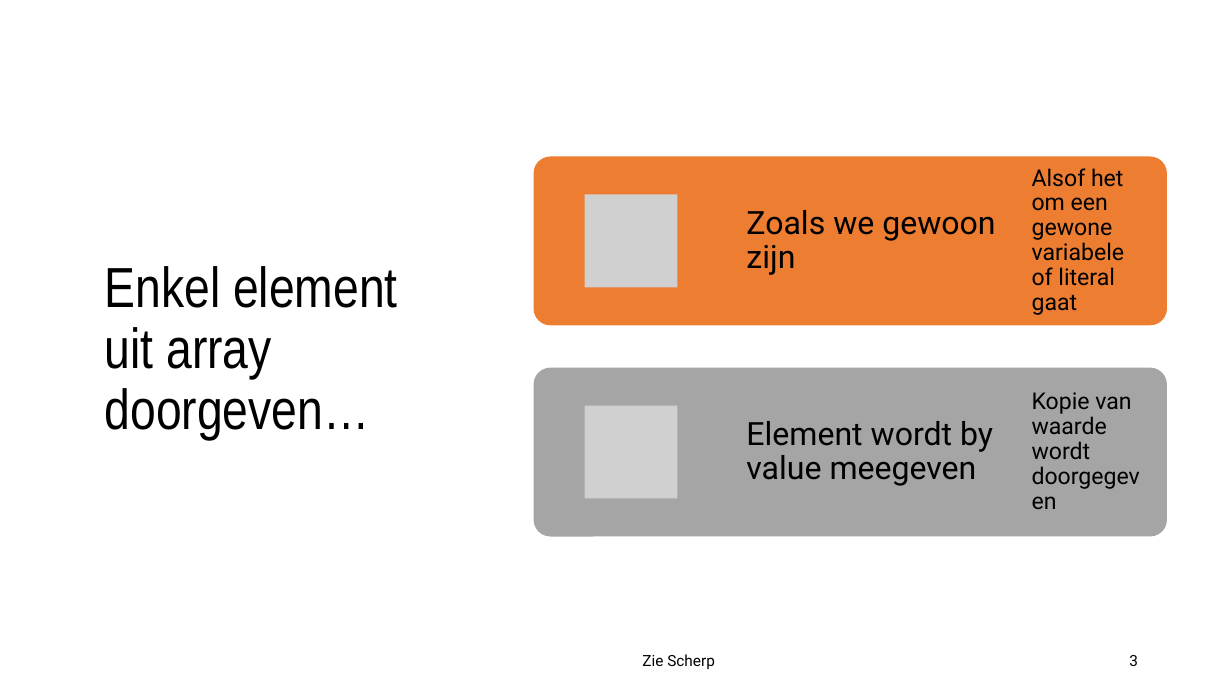
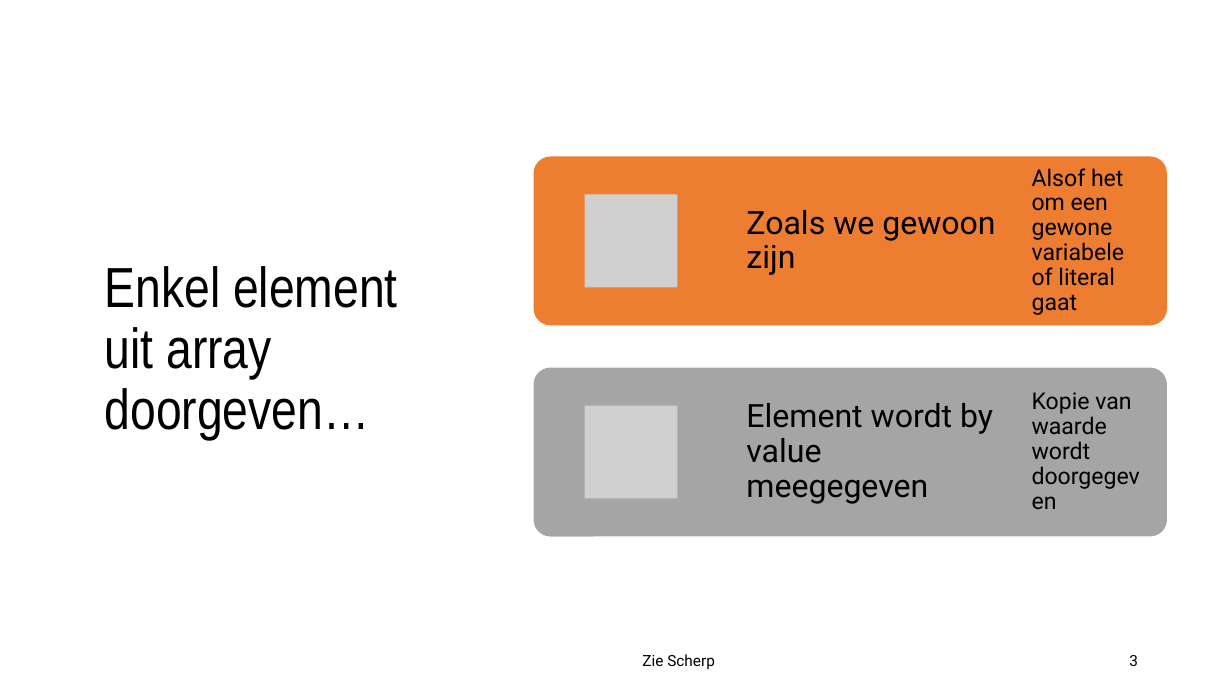
Before and after one commit to timdams/csharpbook, a slide deck: slide 3 of _SLIDES/2020_DEEL1/H8-Arrays/6c_arrays in methoden_mutidim.pptx. Drawn at 1232x693 pixels with LibreOffice and Linux fonts; fonts in the diff are those of the drawing; grey boxes stand for pictures; background and template pictures are left out. Boxes give left, top, right and bottom in pixels: in the first picture for what was removed or moved away, otherwise in the second. Text is boxed around its words. In the diff, an @@ line names an element or a change of style, - is before the commit and + after.

```diff
--- a/_SLIDES/2020_DEEL1/H8-Arrays/6c_arrays in methoden_mutidim.pptx
+++ b/_SLIDES/2020_DEEL1/H8-Arrays/6c_arrays in methoden_mutidim.pptx
@@ text at bbox=[746, 403, 993, 504]: text changed @@
-Element wordt by value meegeven
+Element wordt by value meegegeven
```
Also in this commit, not shown: 4 other slides changed, 2 other files.
